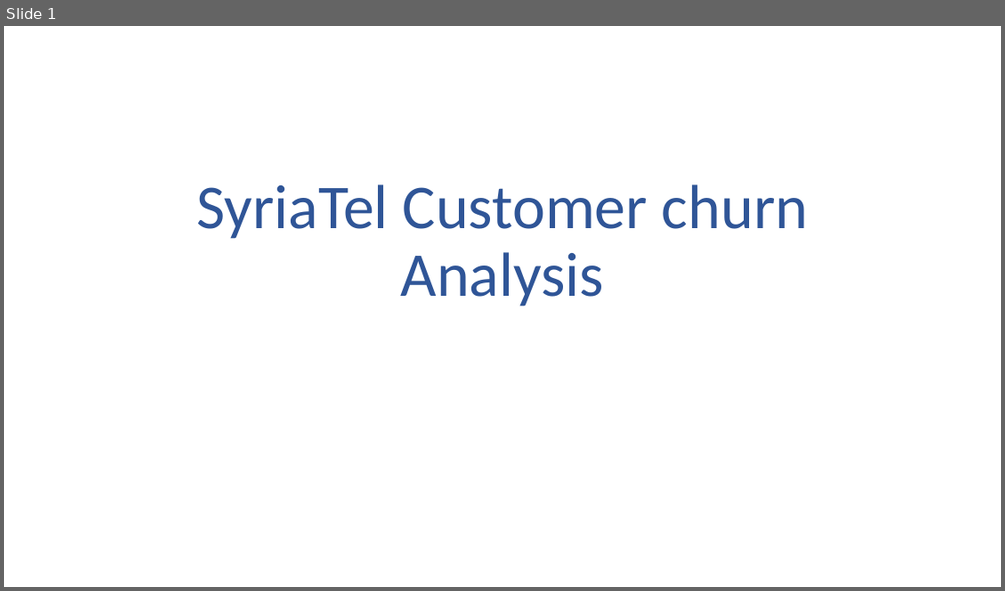
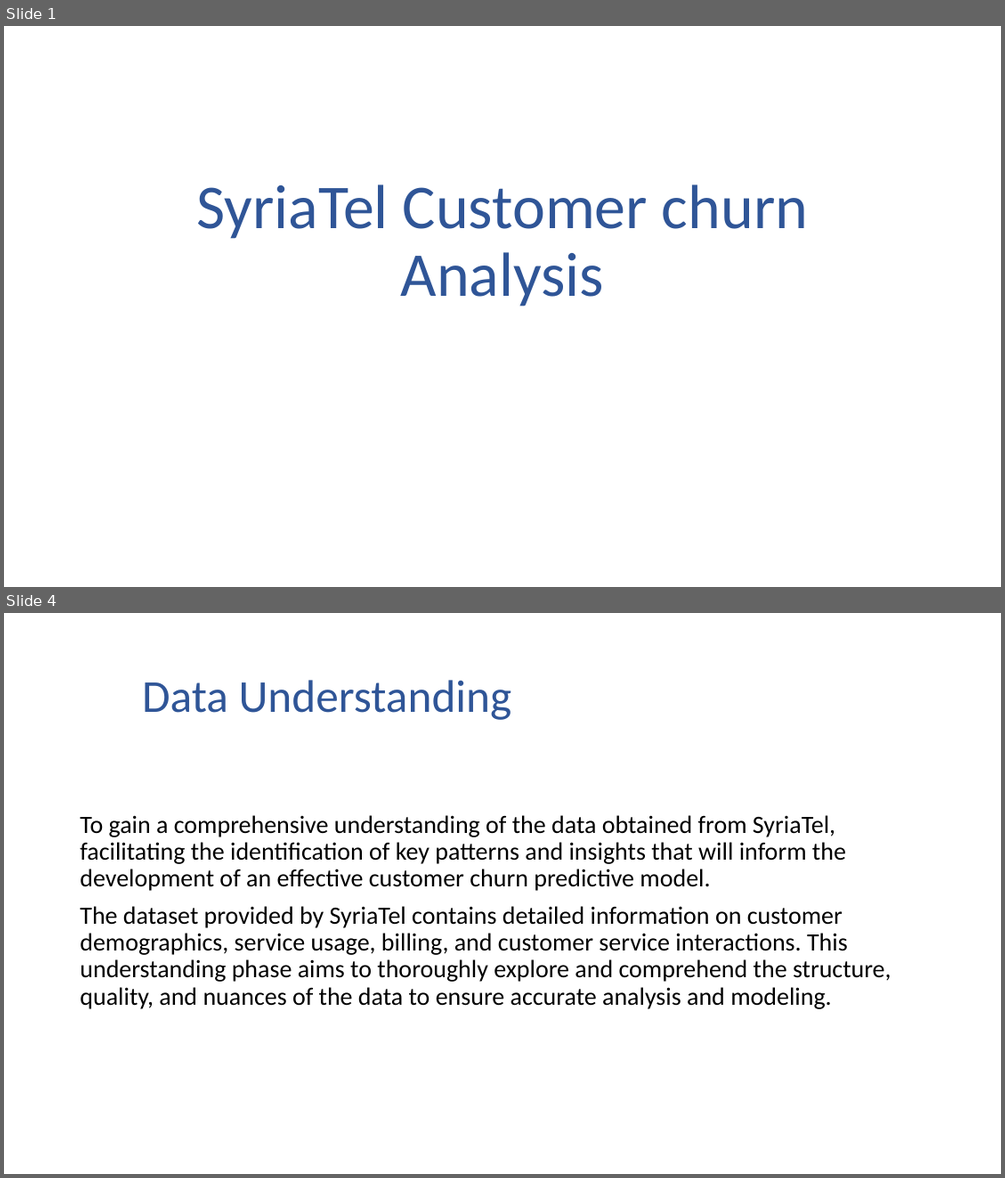
Before and after one commit to Judykoech/SyriaTel-Churn_project, a slide deck: SyriaTel Customer churn Analysis.pptx. Shown one above the other, each under a label of ours: slide 1 before the commit, slides 1 and 4 after it; the slides between them are not shown. The pictures are 1005x591 and 1005x1178 pixels, drawn with LibreOffice and Linux fonts; fonts in the diff are those of the drawing. Boxes give left, top, right and bottom in pixels: in the first picture for what was removed or moved away, otherwise in the second. Text is boxed around its words. In the diff, an @@ line names an element or a change of style, - is before the commit and + after.

```diff
--- a/SyriaTel Customer churn Analysis.pptx
+++ b/SyriaTel Customer churn Analysis.pptx
@@ slide 4 added at bbox=[4, 613, 1001, 1174], background #FFFFFF @@
@@ title added at bbox=[142, 680, 512, 720], 44 pt, text #2F5597 @@
+Data Understanding
@@ text added at bbox=[80, 815, 891, 1009], 24 pt, text #000000 @@
+To gain a comprehensive understanding of the data obtained from SyriaTel, facilitating the identification of key patterns and insights that will inform the development of an effective customer churn predictive model.
+The dataset provided by SyriaTel contains detailed information on customer demographics, service usage, billing, and customer service interactions. This understanding phase aims to thoroughly explore and comprehend the structure, quality, and nuances of the data to ensure accurate analysis and modeling.
```
Also in this commit, not shown: 7 other slides added, 5 other files.
